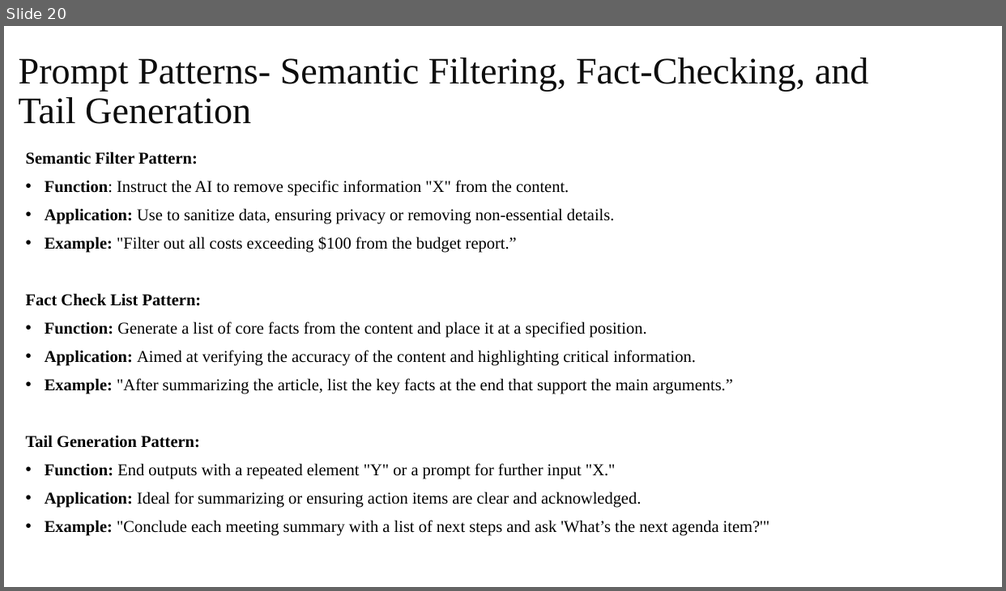
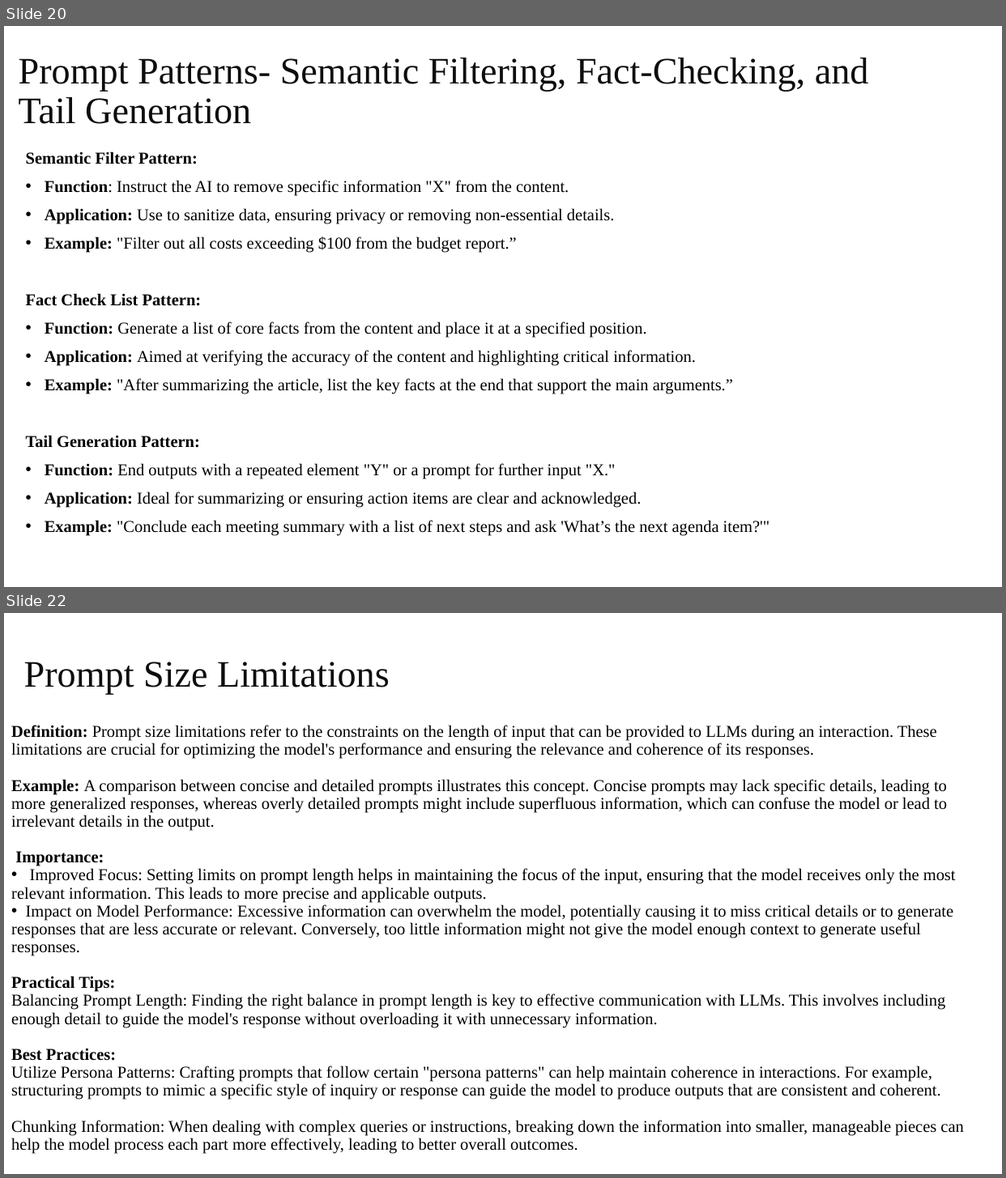
Before and after one commit to Humanitariansai/OPT, a slide deck: PROMPT_ENGINEERING_AND_AI/LLM-Intro_Prompting-SlideDecks_Videos_Quizzes/Introduction to LLMs and Prompting_Module1.pptx. Shown one above the other, each under a label of ours: slide 20 before the commit, slides 20 and 22 after it; the slides between them are not shown. The pictures are 1006x591 and 1006x1178 pixels, drawn with LibreOffice and Linux fonts; fonts in the diff are those of the drawing. Boxes give left, top, right and bottom in pixels: in the first picture for what was removed or moved away, otherwise in the second. Text is boxed around its words. In the diff, an @@ line names an element or a change of style, - is before the commit and + after.

```diff
--- a/PROMPT_ENGINEERING_AND_AI/LLM-Intro_Prompting-SlideDecks_Videos_Quizzes/Introduction to LLMs and Prompting_Module1.pptx
+++ b/PROMPT_ENGINEERING_AND_AI/LLM-Intro_Prompting-SlideDecks_Videos_Quizzes/Introduction to LLMs and Prompting_Module1.pptx
@@ slide 22 added at (4, 613, 1002, 1174), background #FFFFFF @@
@@ title added at (24, 662, 390, 694), 36 pt, text #0D0D0D @@
+Prompt Size Limitations
@@ text added at (11, 725, 963, 1154), 16 pt, text #000000 @@
+Definition: Prompt size limitations refer to the constraints on the length of input that can be provided to LLMs during an interaction. These limitations are crucial for optimizing the model's performance and ensuring the relevance and coherence of its responses.
+Example: A comparison between concise and detailed prompts illustrates this concept. Concise prompts may lack specific details, leading to more generalized responses, whereas overly detailed prompts might include superfluous information, which can confuse the model or lead to irrelevant details in the output.
+Importance:
+• Improved Focus: Setting limits on prompt length helps in maintaining the focus of the input, ensuring that the model receives only the most relevant information. This leads to more precise and applicable outputs.
+• Impact on Model Performance: Excessive information can overwhelm the model, potentially causing it to miss critical details or to generate responses that are less accurate or relevant. Conversely, too little information might not give the model enough context to generate useful responses.
+Practical Tips:
+Balancing Prompt Length: Finding the right balance in prompt length is key to effective communication with LLMs. This involves including enough detail to guide the model's response without overloading it with unnecessary information.
+Best Practices:
+Utilize Persona Patterns: Crafting prompts that follow certain "persona patterns" can help maintain coherence in interactions. For example, structuring prompts to mimic a specific style of inquiry or response can guide the model to produce outputs that are consistent and coherent.
+Chunking Information: When dealing with complex queries or instructions, breaking down the information into smaller, manageable pieces can help the model process each part more effectively, leading to better overall outcomes.
```
Also in this commit, not shown: 11 slides changed, 6 other slides added, 4 slides removed.
